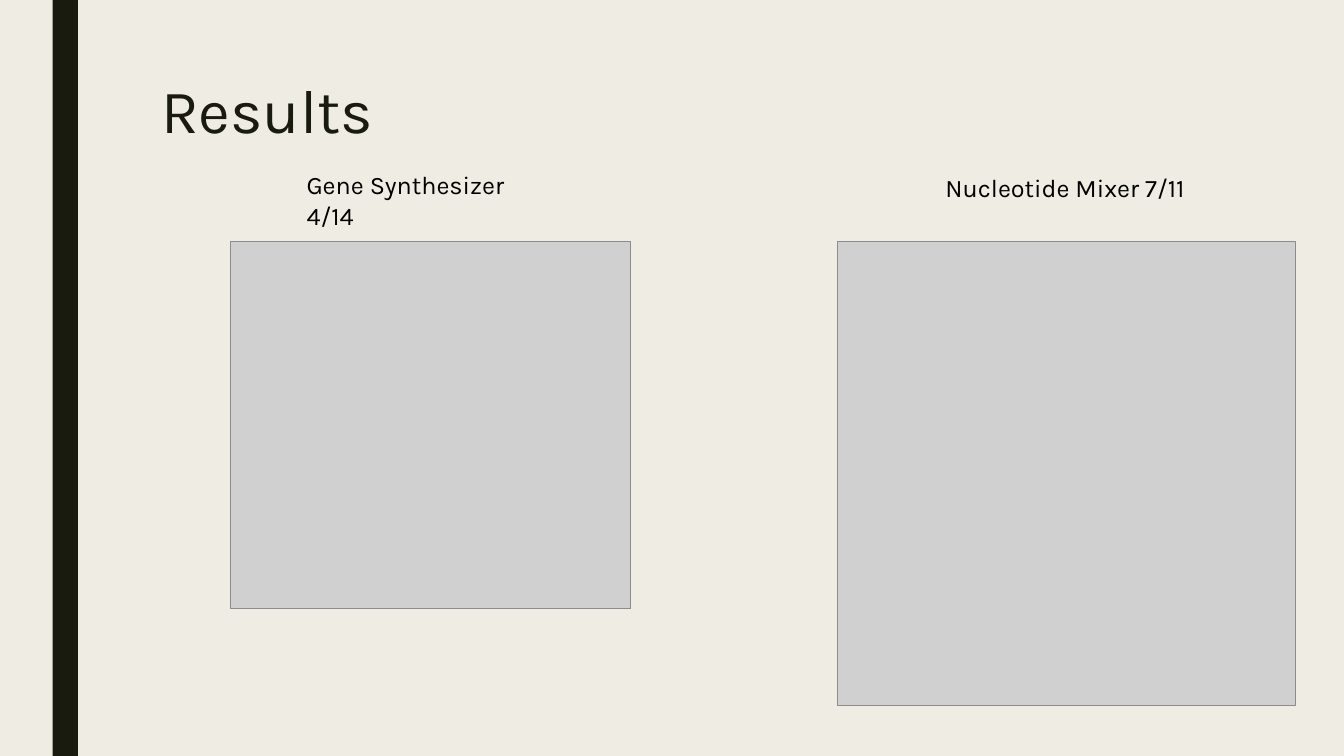
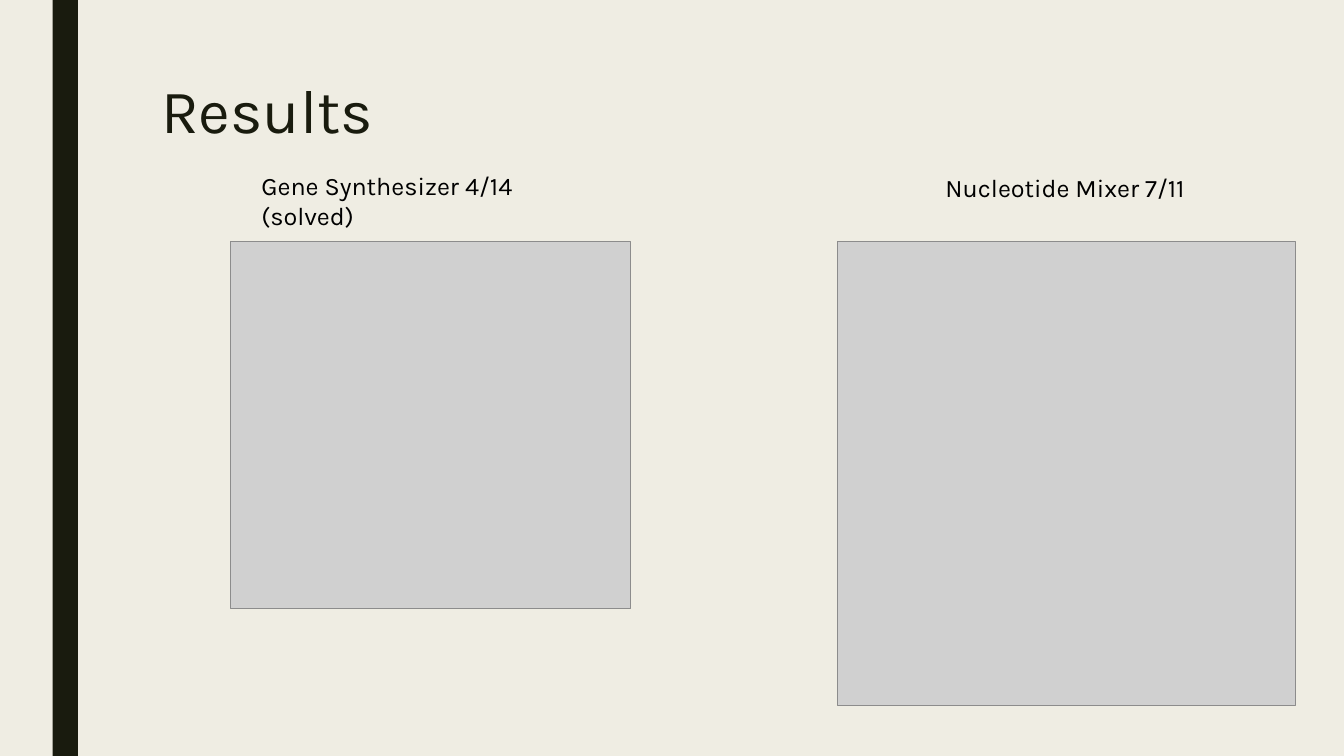
Before and after one commit to eternagame/EternaBrain, a slide deck: slide 4 of updates/7-13-17.pptx. Drawn at 1344x756 pixels with LibreOffice and Linux fonts; fonts in the diff are those of the drawing; grey boxes stand for pictures. Boxes give left, top, right and bottom in pixels: in the first picture for what was removed or moved away, otherwise in the second. Text is boxed around its words. In the diff, an @@ line names an element or a change of style, - is before the commit and + after.

```diff
--- a/updates/7-13-17.pptx
+++ b/updates/7-13-17.pptx
@@ text at (261, 176, 512, 228): text changed @@
-Gene Synthesizer 4/14
+Gene Synthesizer 4/14 (solved)
```
Also in this commit, not shown: 2 other slides changed, 3 other files.
